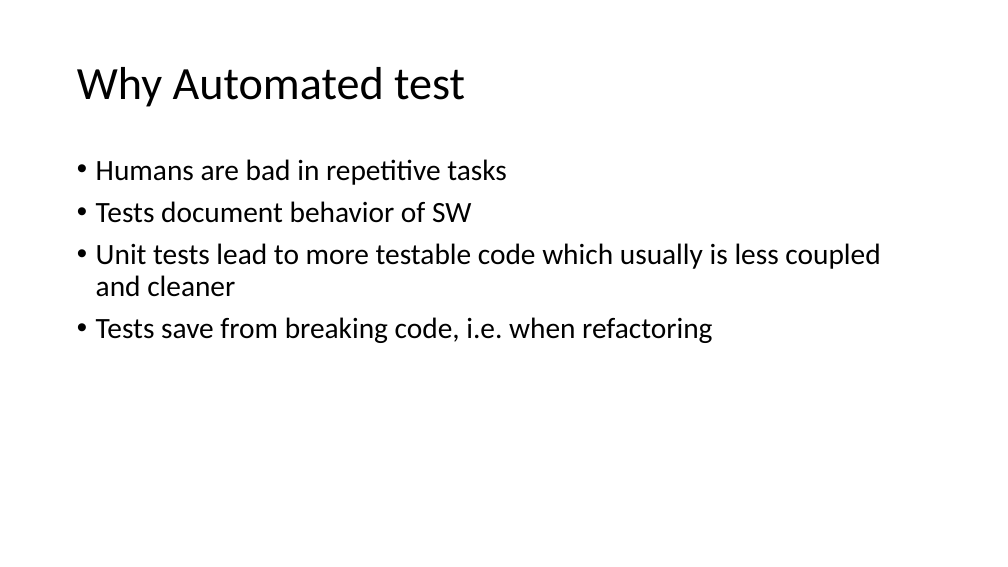
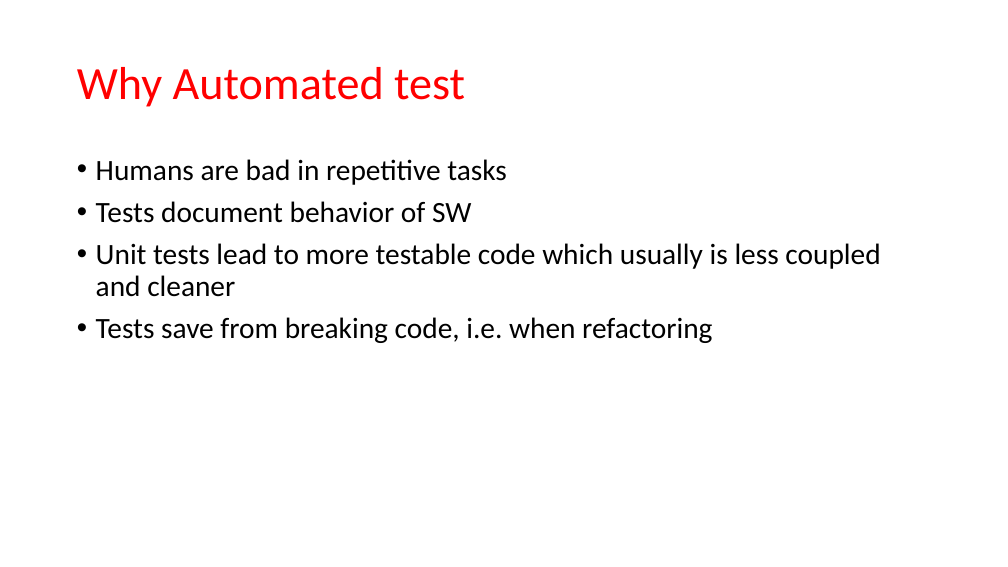
Before and after one commit to SunilPrasad/GithubRepo, a slide deck: slide 7 of TDDExamples/Persentation/TDD.pptx. Drawn at 1008x567 pixels with LibreOffice and Linux fonts; fonts in the diff are those of the drawing. Boxes give left, top, right and bottom in pixels: in the first picture for what was removed or moved away, otherwise in the second. Text is boxed around its words. In the diff, an @@ line names an element or a change of style, - is before the commit and + after.

```diff
--- a/TDDExamples/Persentation/TDD.pptx
+++ b/TDDExamples/Persentation/TDD.pptx
@@ title "Why Automated test" at <box>77,67,465,107</box>: text colour #000000 to #FF0000 @@
```
Also in this commit, not shown: 5 other slides changed, 3 slides added, 3 slides removed.
